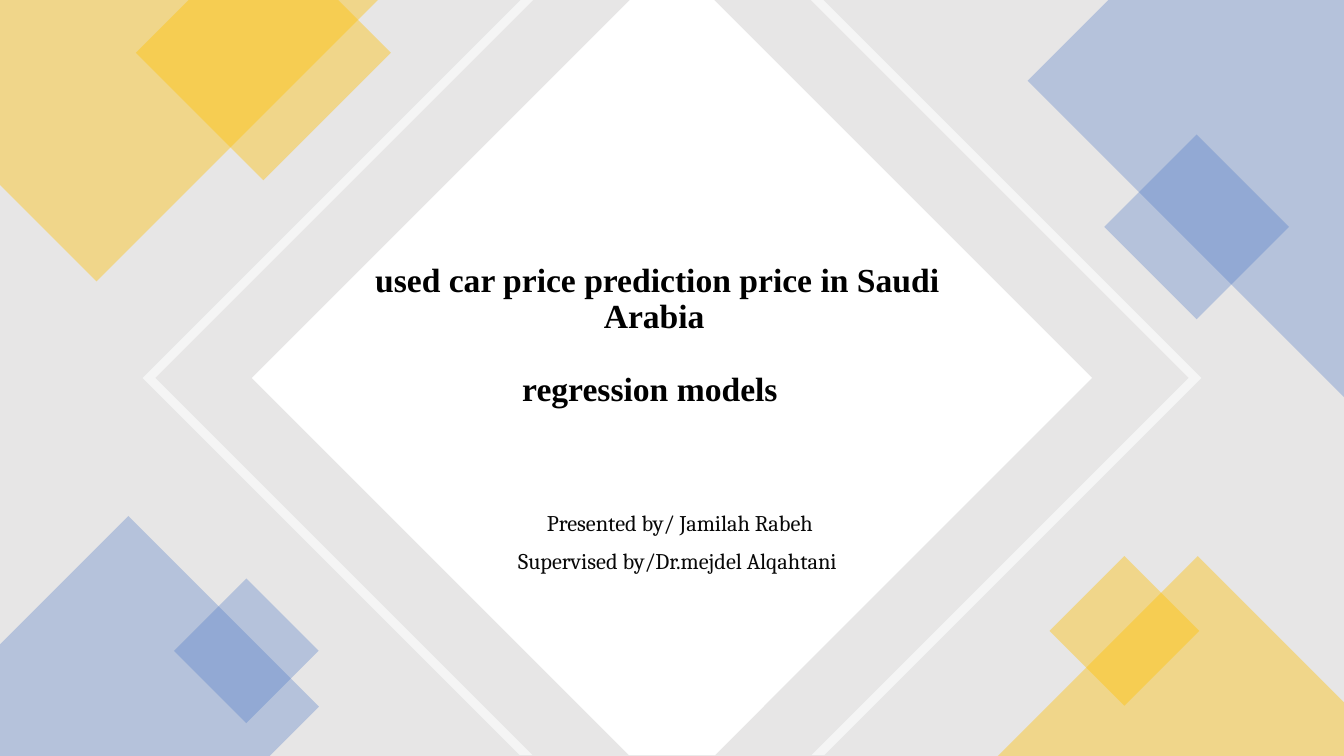
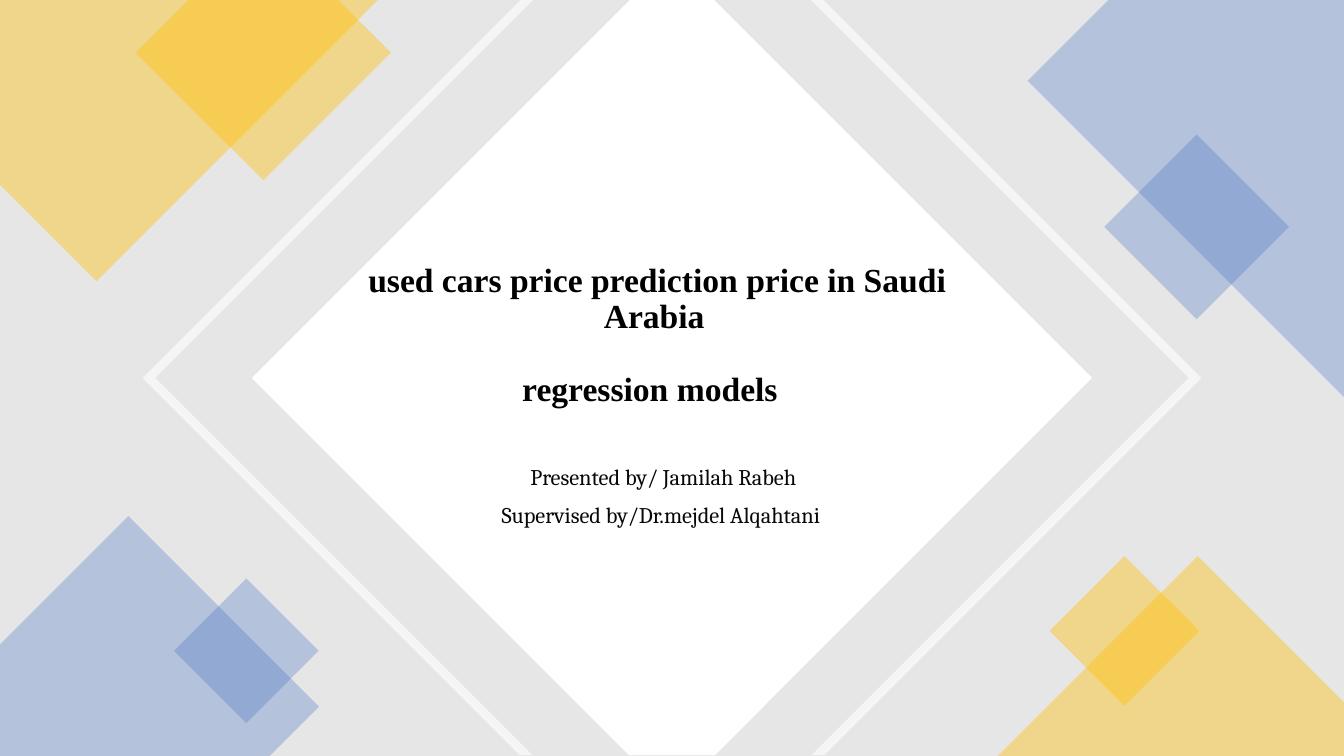
Before and after one commit to jamilah-alharbi/used-car-prediction-in-Saudi-Arabia, a slide deck: slide 1 of used car prediction.pptx. Drawn at 1344x756 pixels with LibreOffice and Linux fonts; fonts in the diff are those of the drawing. Boxes give left, top, right and bottom in pixels: in the first picture for what was removed or moved away, otherwise in the second. Text is boxed around its words. In the diff, an @@ line names an element or a change of style, - is before the commit and + after.

```diff
--- a/used car prediction.pptx
+++ b/used car prediction.pptx
@@ title at box(368, 268, 946, 408): text changed @@
-used car price prediction price in Saudi Arabia
-regression models
+used cars price prediction price in Saudi Arabia
+regression models
@@ subtitle "Presented by/ Jamilah Rabeh": place and size @@
-subtitle "Presented by/ Jamilah Rabeh" at box(518, 515, 837, 574)
+subtitle "Presented by/ Jamilah Rabeh" at box(502, 469, 820, 528)
```
Also in this commit, not shown: 2 other slides changed, 5 slides added, 3 slides removed.
